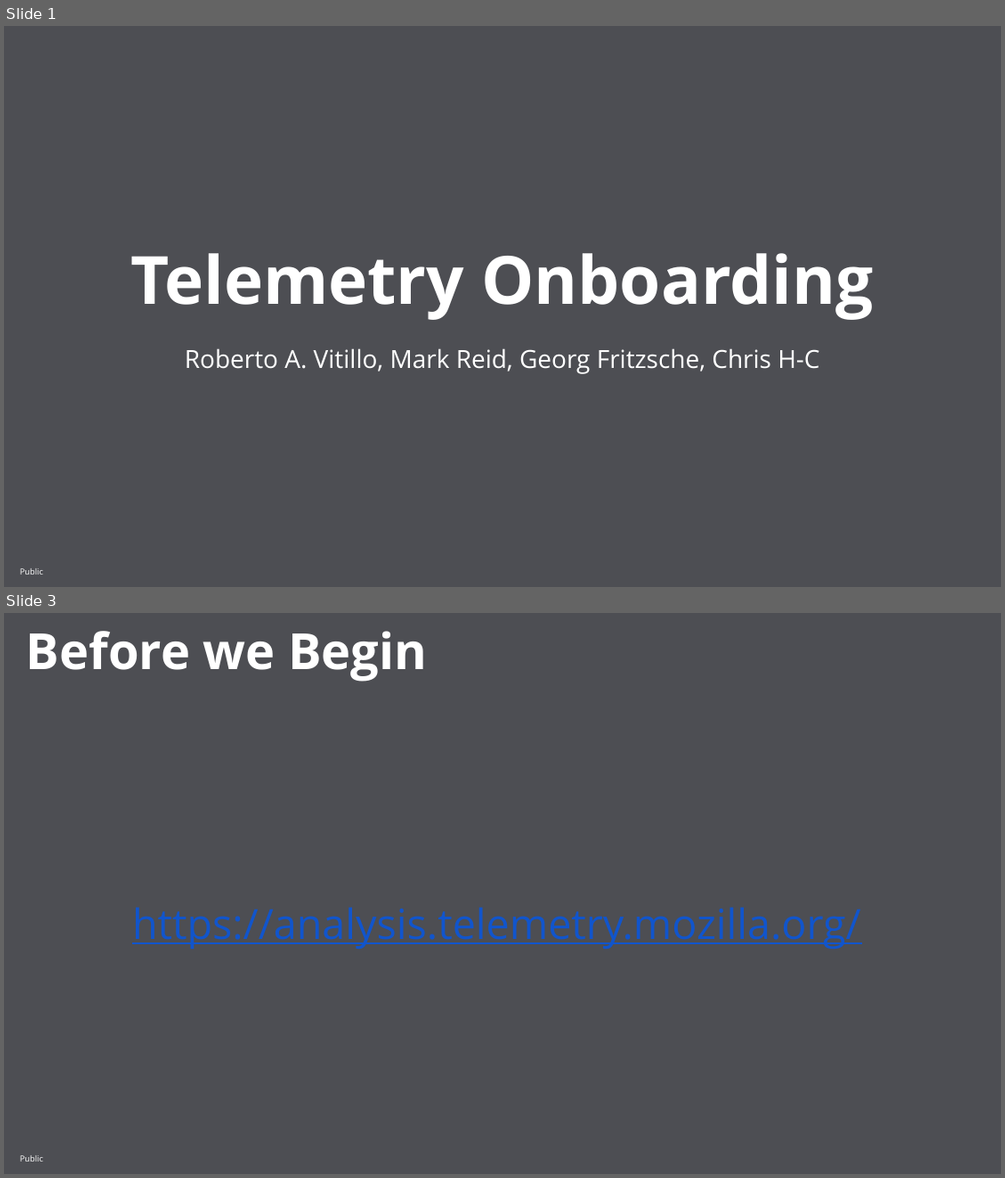
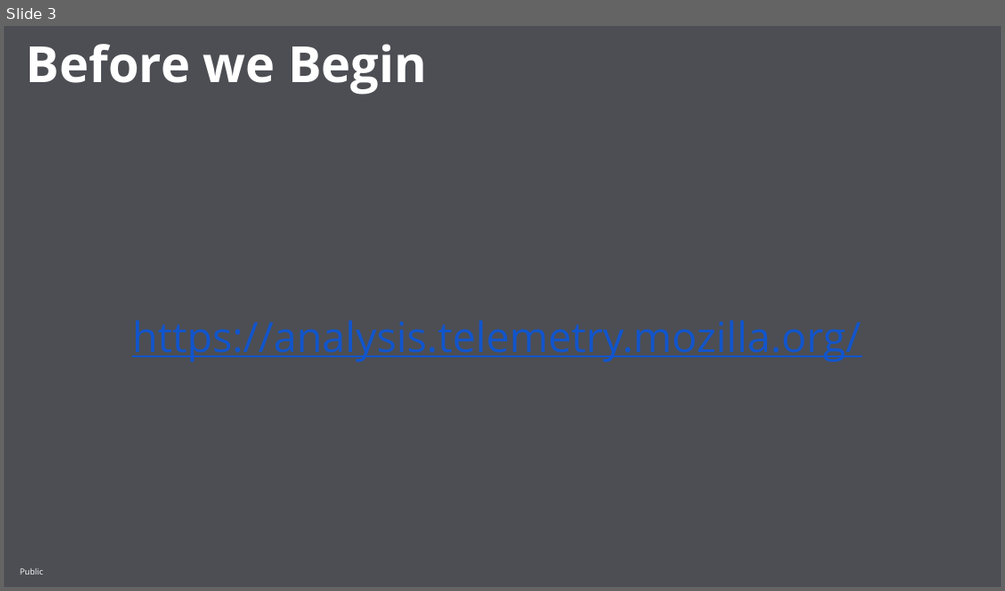
Before and after one commit to mozilla/telemetry-onboarding, a slide deck: slides/Telemetry Onboarding.pptx. Shown one above the other, each under a label of ours: slides 1 and 3 before the commit, slide 3 after it; the slides between them are not shown. The pictures are 1005x1178 and 1005x591 pixels, drawn with LibreOffice and Linux fonts; fonts in the diff are those of the drawing; background and template pictures are left out. Boxes give left, top, right and bottom in pixels: in the first picture for what was removed or moved away, otherwise in the second. Text is boxed around its words. In the diff, an @@ line names an element or a change of style, - is before the commit and + after.

```diff
--- a/slides/Telemetry Onboarding.pptx
+++ b/slides/Telemetry Onboarding.pptx
@@ slide 1 removed at box(4, 26, 1001, 587), background #4D4E53; not listed: 1 template element that a slide beside it also shows @@
@@ text removed at box(130, 253, 873, 320) @@
-Telemetry Onboarding
@@ text removed at box(185, 348, 819, 374) @@
-Roberto A. Vitillo, Mark Reid, Georg Fritzsche, Chris H-C
```
Also in this commit, not shown: 1 slide changed, 3 slides added, 1 other file.
